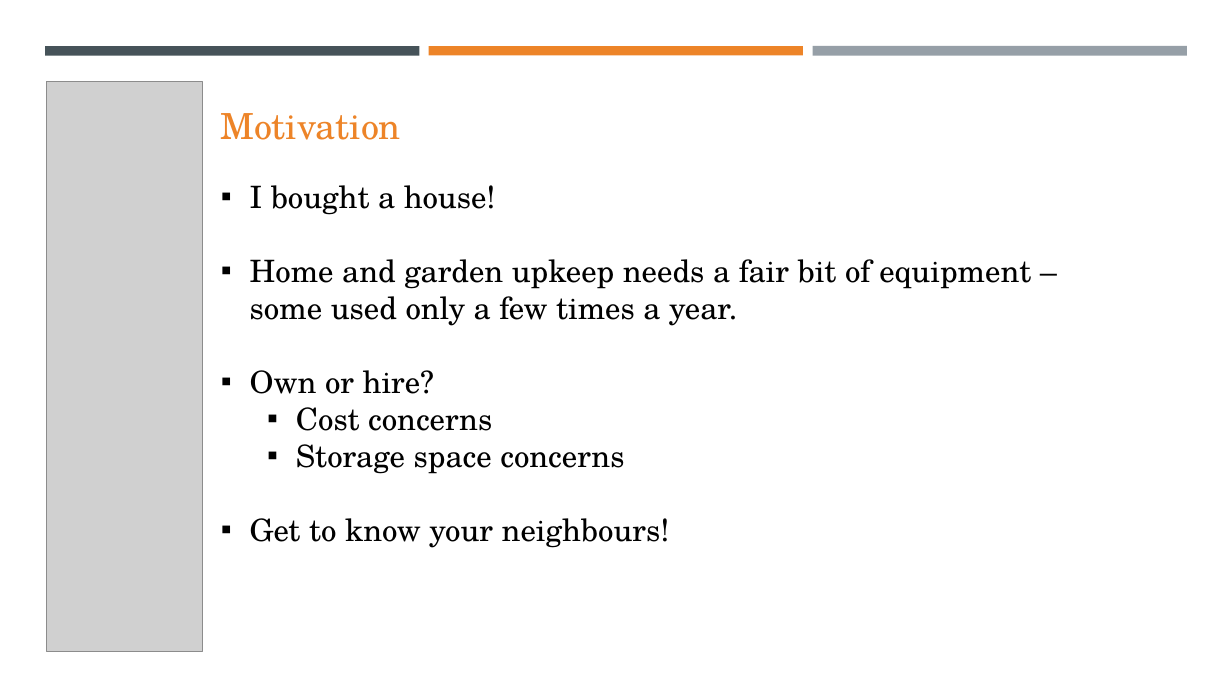
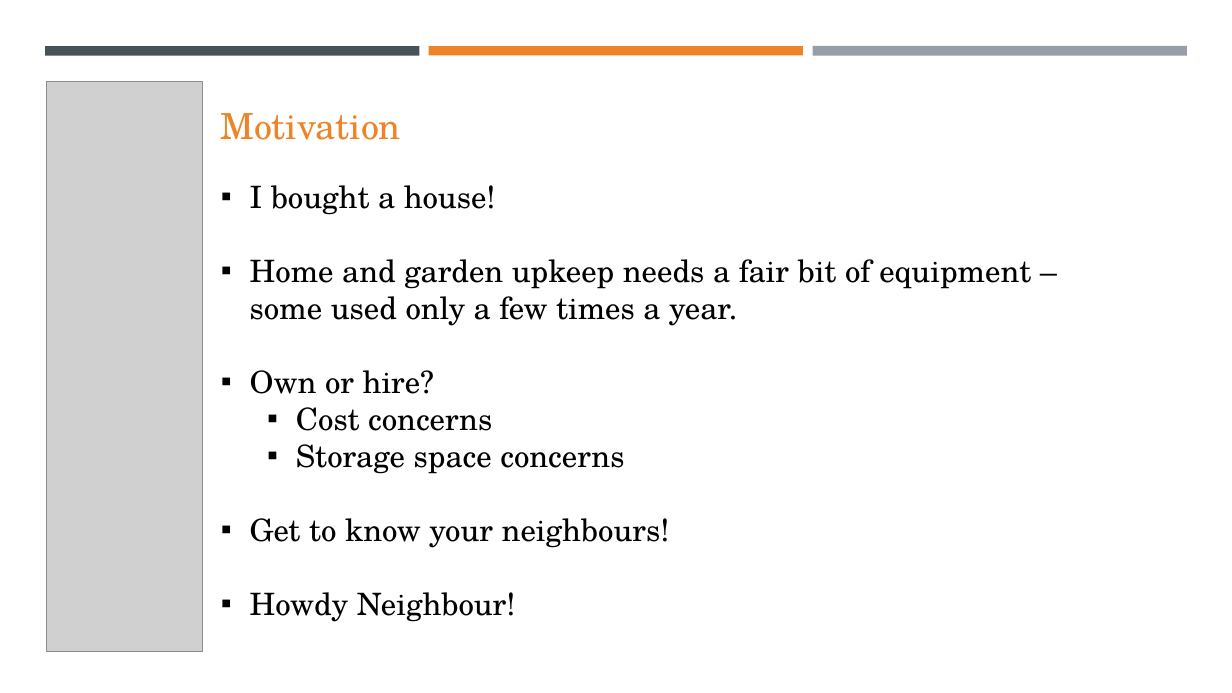
Before and after one commit to bdcoelho/Project3, a slide deck: slide 3 of assets/Presentation.pptx. Drawn at 1232x693 pixels with LibreOffice and Linux fonts; fonts in the diff are those of the drawing; grey boxes stand for pictures. Boxes give left, top, right and bottom in pixels: in the first picture for what was removed or moved away, otherwise in the second. Text is boxed around its words. In the diff, an @@ line names an element or a change of style, - is before the commit and + after.

```diff
--- a/assets/Presentation.pptx
+++ b/assets/Presentation.pptx
@@ text at [250, 592, 516, 622]: paragraph added @@
+▪ Howdy Neighbour!
```
Also in this commit, not shown: 1 other slide changed, 4 other files.
